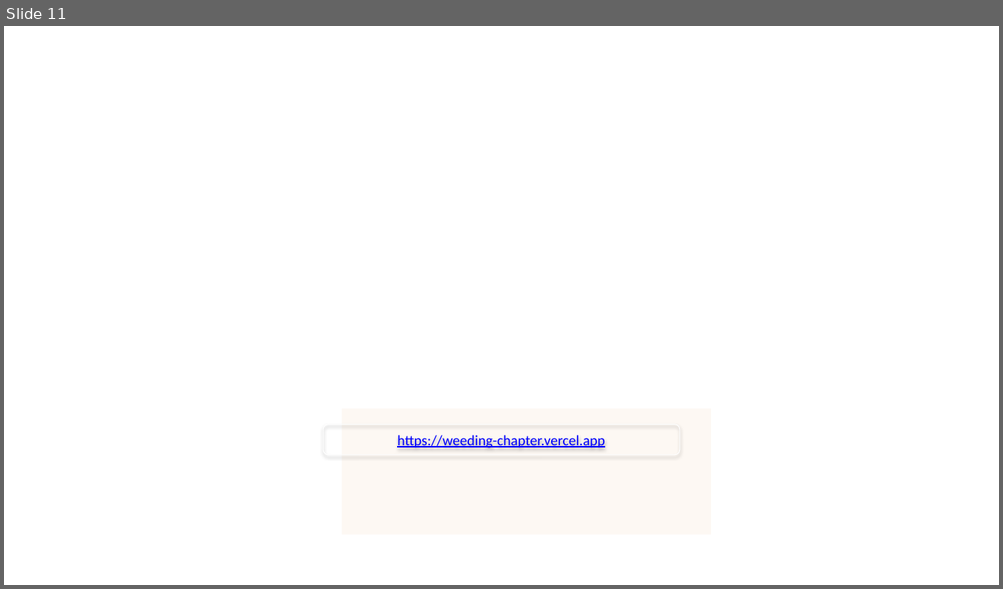
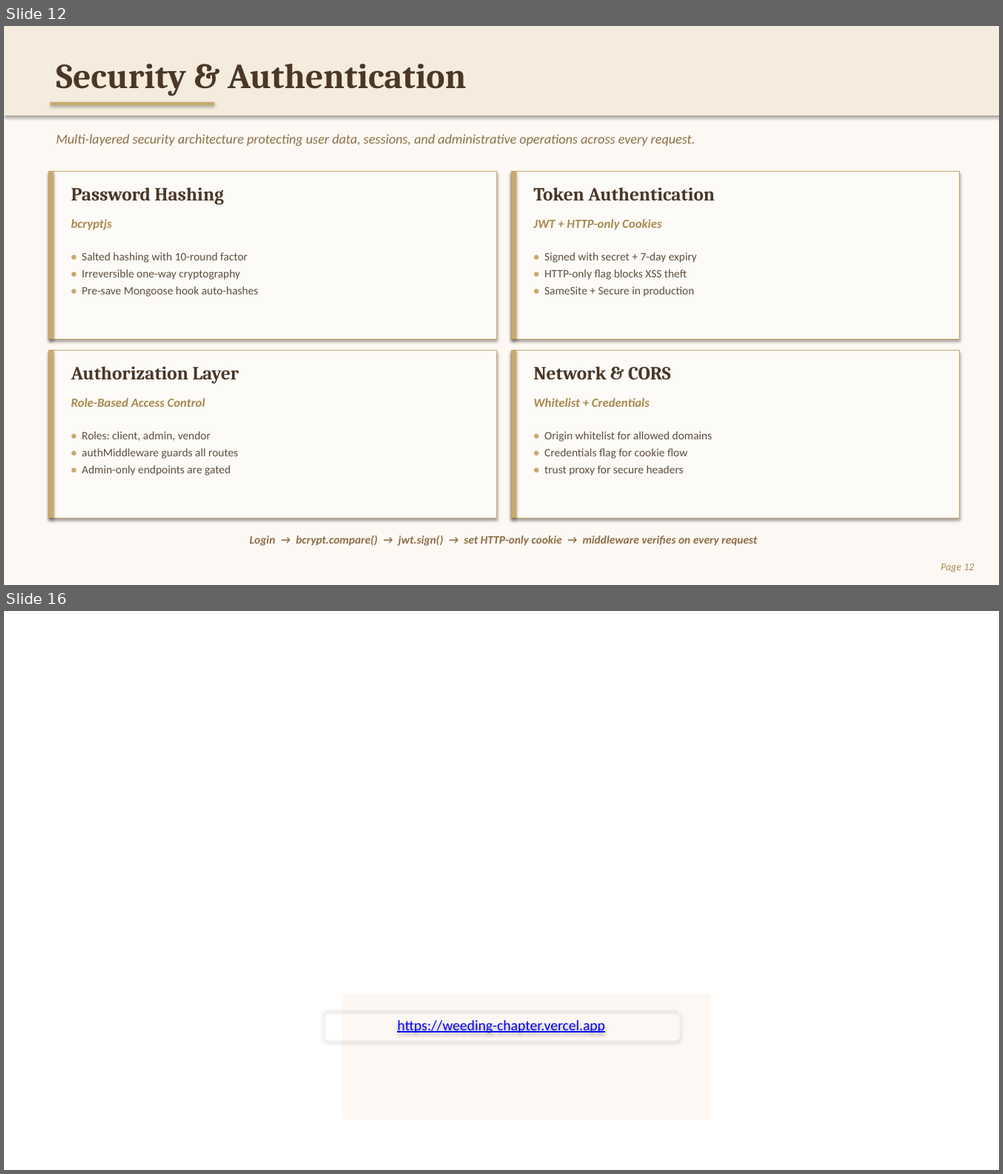
Before and after one commit to sagniksaha279/Weeding-Booking-Portal, a slide deck: presentation/Weeding-Chapter.pptx. Shown one above the other, each under a label of ours: slide 11 before the commit, slides 12 and 16 after it; the slides between them are not shown. The pictures are 1003x589 and 1003x1174 pixels, drawn with LibreOffice and Linux fonts; fonts in the diff are those of the drawing; background and template pictures are left out. Boxes give left, top, right and bottom in pixels: in the first picture for what was removed or moved away, otherwise in the second. Text is boxed around its words. In the diff, an @@ line names an element or a change of style, - is before the commit and + after.

```diff
--- a/presentation/Weeding-Chapter.pptx
+++ b/presentation/Weeding-Chapter.pptx
@@ slide 12 added at (4, 26, 999, 585), background #FFFFFF @@
@@ rectangle added at (4, 26, 999, 585), fill #FDF8F3 @@
@@ rectangle added at (4, 26, 999, 116), fill #F5ECDD @@
@@ text added at (56, 64, 466, 96), 34 pt, text #4A3728, bold @@
+Security & Authentication
@@ rectangle added at (51, 102, 214, 105), fill #C9A96E @@
@@ text added at (56, 134, 695, 146), 13 pt, text #8B6F47, italic @@
+Multi-layered security architecture protecting user data, sessions, and administrative operations across every request.
@@ rectangle added at (48, 172, 496, 339), fill #FDFBF7, outline #C9A96E 0.75 pt @@
@@ rectangle added at (48, 172, 54, 339), fill #C9A96E @@
@@ rectangle added at (512, 172, 959, 339), fill #FDFBF7, outline #C9A96E 0.75 pt @@
@@ rectangle added at (512, 172, 517, 339), fill #C9A96E @@
@@ text added at (71, 187, 224, 205), 18 pt, text #4A3728, bold @@
+Password Hashing
@@ text added at (533, 187, 714, 201), 18 pt, text #4A3728, bold @@
+Token Authentication
@@ text added at (71, 219, 112, 230), 12 pt, text #A8894E, bold, italic @@
+bcryptjs
@@ text added at (533, 219, 661, 230), 12 pt, text #A8894E, bold, italic @@
+JWT + HTTP-only Cookies
@@ text added at (82, 252, 259, 297), 11 pt, text #5C4D3E @@
+• Salted hashing with 10-round factor
+• Irreversible one-way cryptography
+• Pre-save Mongoose hook auto-hashes
@@ text added at (544, 252, 697, 297), 11 pt, text #5C4D3E @@
+• Signed with secret + 7-day expiry
+• HTTP-only flag blocks XSS theft
+• SameSite + Secure in production
@@ rectangle added at (48, 351, 496, 518), fill #FDFBF7, outline #C9A96E 0.75 pt @@
@@ rectangle added at (48, 351, 54, 518), fill #C9A96E @@
@@ rectangle added at (512, 351, 959, 518), fill #FDFBF7, outline #C9A96E 0.75 pt @@
@@ rectangle added at (512, 351, 517, 518), fill #C9A96E @@
@@ text added at (71, 366, 239, 384), 18 pt, text #4A3728, bold @@
+Authorization Layer
@@ text added at (533, 366, 671, 380), 18 pt, text #4A3728, bold @@
+Network & CORS
@@ text added at (71, 398, 205, 407), 12 pt, text #A8894E, bold, italic @@
+Role-Based Access Control
@@ text added at (533, 398, 649, 407), 12 pt, text #A8894E, bold, italic @@
+Whitelist + Credentials
@@ text added at (82, 432, 238, 476), 11 pt, text #5C4D3E @@
+• Roles: client, admin, vendor
+• authMiddleware guards all routes
+• Admin-only endpoints are gated
@@ text added at (544, 432, 712, 476), 11 pt, text #5C4D3E @@
+• Origin whitelist for allowed domains
+• Credentials flag for cookie flow
+• trust proxy for secure headers
@@ text added at (250, 536, 757, 546), 11 pt, text #8B6F47, bold, italic @@
+Login → bcrypt.compare() → jwt.sign() → set HTTP-only cookie → middleware verifies on every request
@@ text added at (940, 564, 973, 573), 10 pt, text #A8894E, italic @@
+Page 12
@@ what was slide 11 is now slide 16 @@
```
Also in this commit, not shown: 7 other slides added, 3 slides removed, 1 other file.
